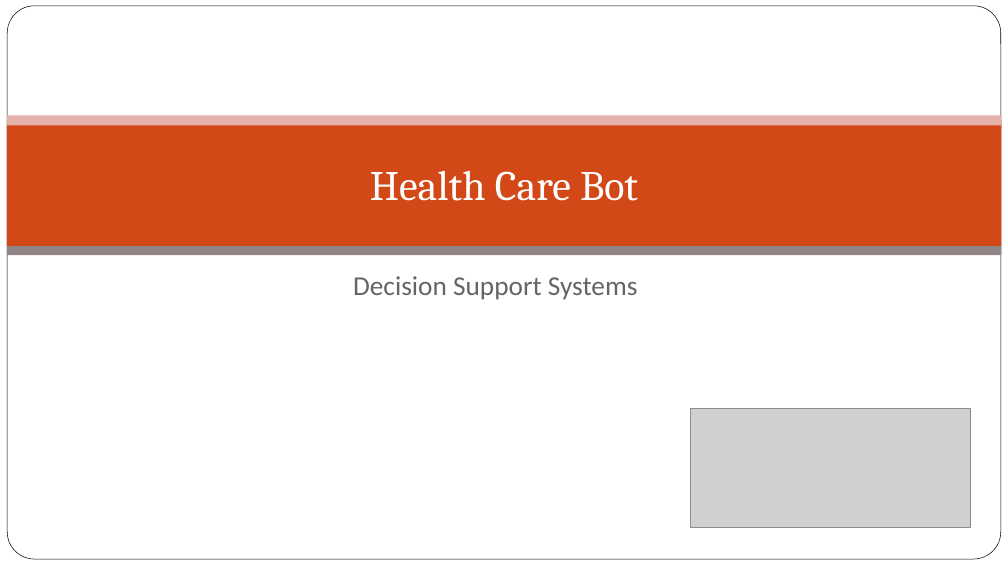
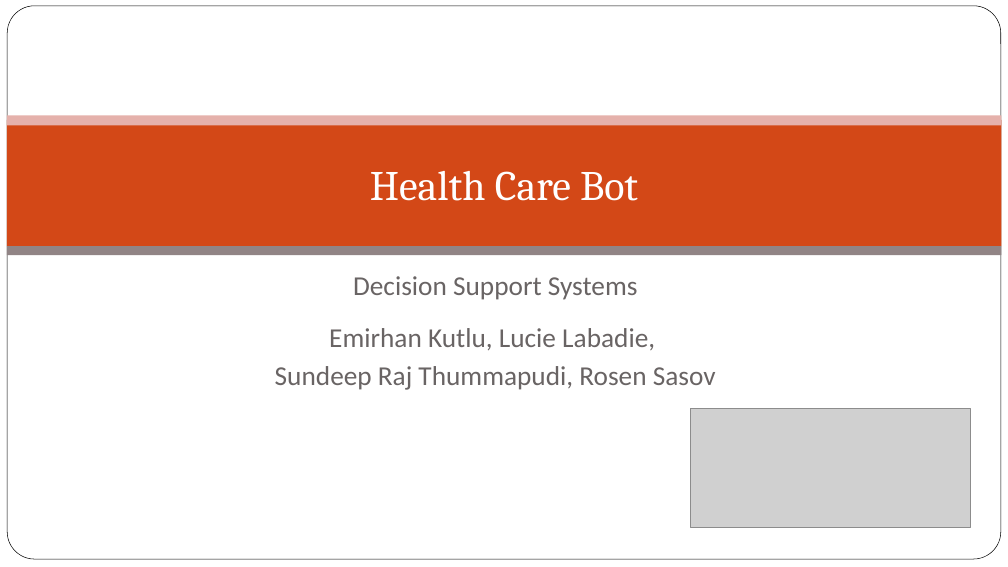
Before and after one commit to rsasov/DecisionSupportSystems, a slide deck: slide 1 of Health_Care_Bot.pptx. Drawn at 1008x567 pixels with LibreOffice and Linux fonts; fonts in the diff are those of the drawing; grey boxes stand for pictures; background and template pictures are left out. Boxes give left, top, right and bottom in pixels: in the first picture for what was removed or moved away, otherwise in the second. Text is boxed around its words. In the diff, an @@ line names an element or a change of style, - is before the commit and + after.

```diff
--- a/Health_Care_Bot.pptx
+++ b/Health_Care_Bot.pptx
@@ subtitle at <box>275,328,716,390</box>: paragraphs added @@
+Emirhan Kutlu, Lucie Labadie,
+Sundeep Raj Thummapudi, Rosen Sasov
```
Also in this commit, not shown: 3 other slides changed, 1 slide removed, 12 other files.
